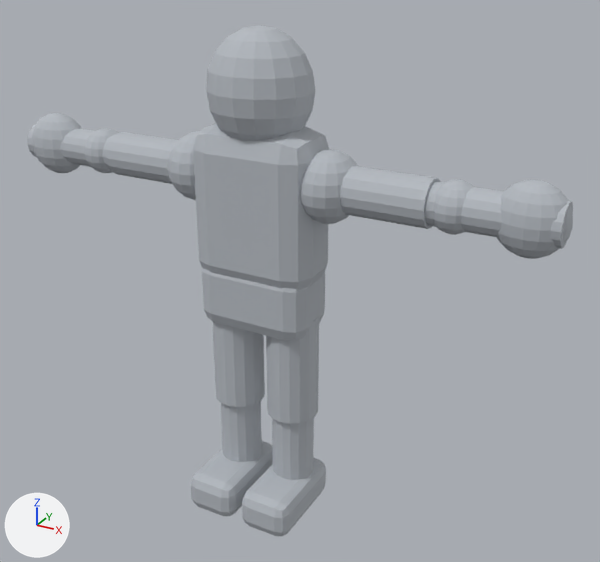
A saved change to the glTF model featureless_dummy.glb.
One viewpoint serves both versions: a 50 mm camera at (1.72, -2.8, 2.4) aimed at (0.15, 0.05, 0.98). Every picture has the same lights, and +X, +Y and +Z are marked at lower left. The first picture is the older version. Vertices at exactly the same position are counted once.

The first picture shows 'ElbowJoint_L', 'ElbowJoint_R', 'Foot_L', 'Foot_R', 'Forearm_L', 'Forearm_R', 'Head', 'Palm_L', 'Palm_R', 'Pelvis', 'ShoulderJoint_R', 'Thigh_L', 'Thigh_R', 'Torso', 'UpperArm_L', 'UpperArm_R' and 3 more.
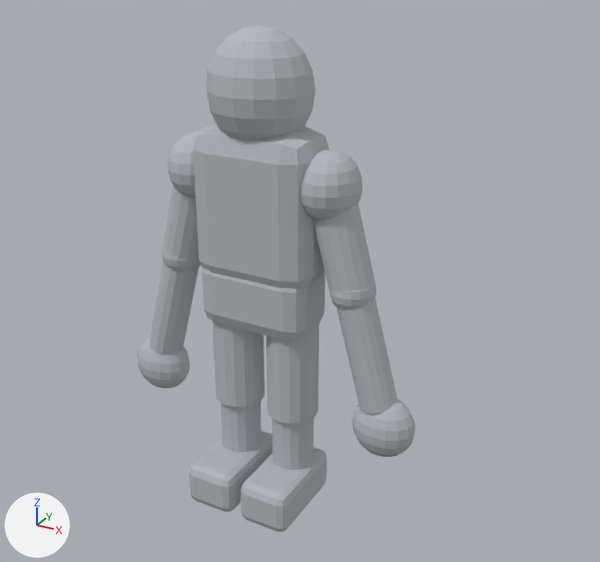
Changed parts and their boxes (x1, y1, x2, y2) in the pictures (600 x 562 px):
'UpperArm_R', moved, turned
    before: (340, 166, 440, 229)
    after: (313, 204, 375, 293)
'Palm_R', moved
    before: (497, 180, 573, 259)
    after: (352, 399, 415, 457)
'Forearm_R', moved, turned
    before: (425, 182, 573, 249)
    after: (336, 298, 397, 414)
'Foot_R', reshaped (9% taller)
    before: (242, 458, 326, 536)
    after: (241, 447, 327, 532)
'UpperArm_L', moved, turned
    before: (107, 132, 178, 184)
    after: (163, 186, 200, 263)
'Forearm_L', moved, turned
    before: (27, 125, 115, 170)
    after: (149, 262, 199, 355)
'Palm_L', moved
    before: (32, 113, 81, 173)
    after: (137, 336, 190, 388)
'ElbowJoint_R', moved
    before: (434, 179, 473, 235)
    after: (330, 283, 377, 311)
'ElbowJoint_L', moved
    before: (85, 128, 118, 173)
    after: (162, 247, 201, 272)

The change in detail:
me_cylinder_003 is used by ob_upperarm_l; location (0.0, 0.0, 0.0).
me_cylinder_003 had 32 vertices, 60 faces and spanned x -0.735..-0.305, y -0.095..0.095, z 1.335..1.525.
me_cylinder_003 now has 32 vertices, 60 faces and spans x -0.513..-0.218, y -0.095..0.095, z 0.99..1.455.
me_cylinder_003 part 1: the whole mesh is turned 105 degrees about the y axis through its middle, then moved by (0.154, 0.0, -0.208).
me_sphere_002 is used by ob_elbowjoint_l; location (0.0, 0.0, 0.0).
me_sphere_002 had 146 vertices, 288 faces and spanned x -0.915..-0.725, y -0.1..0.1, z 1.33..1.53.
me_sphere_002 now has 146 vertices, 288 faces and spans x -0.516..-0.326, y -0.1..0.1, z 0.915..1.115.
me_sphere_002 part 2: the whole mesh is moved by (0.399, 0.0, -0.415).
me_cylinder_004 is used by ob_forearm_l; location (0.0, 0.0, 0.0).
me_cylinder_004 had 32 vertices, 60 faces and spanned x -1.22..-0.7, y -0.082..0.082, z 1.348..1.512.
me_cylinder_004 now has 32 vertices, 60 faces and spans x -0.635..-0.342, y -0.082..0.082, z 0.491..1.036.
me_cylinder_004 part 3: the whole mesh is turned 105 degrees about the y axis through its middle, then moved by (0.471, 0.0, -0.666).
me_sphere_004 is used by ob_palm_l; location (0.0, 0.0, 0.0).
me_sphere_004 had 146 vertices, 288 faces and spanned x -1.24..-0.96, y -0.105..0.105, z 1.29..1.57.
me_sphere_004 now has 146 vertices, 288 faces and spans x -0.722..-0.442, y -0.105..0.105, z 0.276..0.556.
me_sphere_004 part 4: the whole mesh is moved by (0.518, 0.0, -1.014).
me_cube_003 is used by ob_foot_r; location (0.0, 0.0, 0.0).
me_cube_003 had 56 vertices, 108 faces and spanned x 0.02..0.26, y -0.295..0.145, z -0.135..0.045.
me_cube_003 now has 56 vertices, 108 faces and spans x 0.02..0.26, y -0.295..0.145, z -0.1..0.1.
me_cube_003 part 5: 56 of 56 vertices moved; they spanned x 0.02..0.26, y -0.295..0.145, z -0.135..0.045 and now span x 0.02..0.26, y -0.295..0.145, z -0.1..0.1; mean shift (0.0, 0.0, 0.045).
me_cylinder_007 is used by ob_upperarm_r; location (0.0, 0.0, 0.0).
me_cylinder_007 had 32 vertices, 60 faces and spanned x 0.305..0.735, y -0.095..0.095, z 1.335..1.525.
me_cylinder_007 now has 32 vertices, 60 faces and spans x 0.218..0.513, y -0.095..0.095, z 0.99..1.455.
me_cylinder_007 part 6: the whole mesh is turned 75 degrees about the y axis through its middle, then moved by (-0.154, 0.0, -0.208).
me_sphere_006 is used by ob_elbowjoint_r; location (0.0, 0.0, 0.0).
me_sphere_006 had 146 vertices, 288 faces and spanned x 0.725..0.915, y -0.1..0.1, z 1.33..1.53.
me_sphere_006 now has 146 vertices, 288 faces and spans x 0.326..0.516, y -0.1..0.1, z 0.915..1.115.
me_sphere_006 part 7: the whole mesh is moved by (-0.399, 0.0, -0.415).
me_cylinder_008 is used by ob_forearm_r; location (0.0, 0.0, 0.0).
me_cylinder_008 had 32 vertices, 60 faces and spanned x 0.7..1.22, y -0.082..0.082, z 1.348..1.512.
me_cylinder_008 now has 32 vertices, 60 faces and spans x 0.342..0.635, y -0.082..0.082, z 0.491..1.036.
me_cylinder_008 part 8: the whole mesh is turned 75 degrees about the y axis through its middle, then moved by (-0.471, 0.0, -0.666).
me_sphere_008 is used by ob_palm_r; location (0.0, 0.0, 0.0).
me_sphere_008 had 146 vertices, 288 faces and spanned x 0.96..1.24, y -0.105..0.105, z 1.29..1.57.
me_sphere_008 now has 146 vertices, 288 faces and spans x 0.442..0.722, y -0.105..0.105, z 0.276..0.556.
me_sphere_008 part 9: the whole mesh is moved by (-0.518, 0.0, -1.014).
